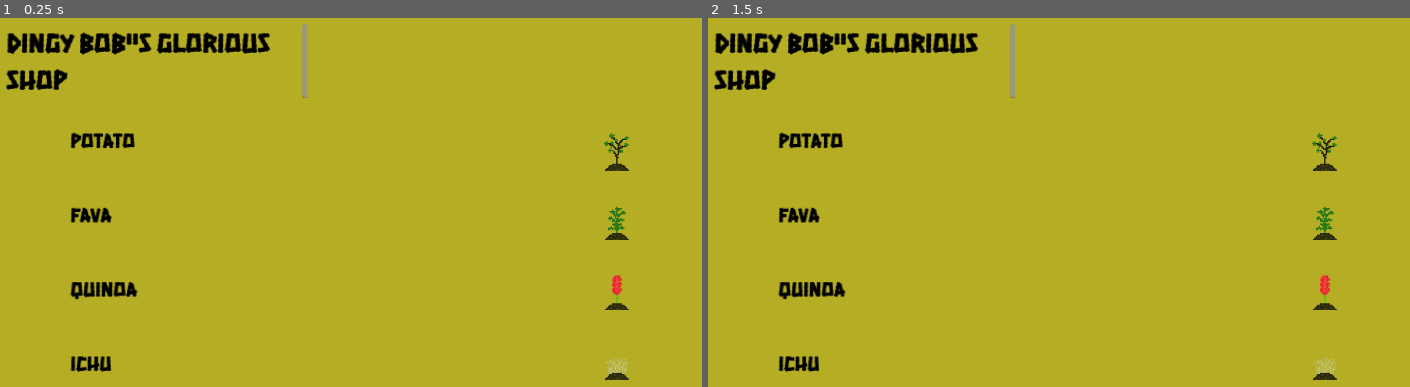
Above: before the commit, frames 1-2 (left to right).
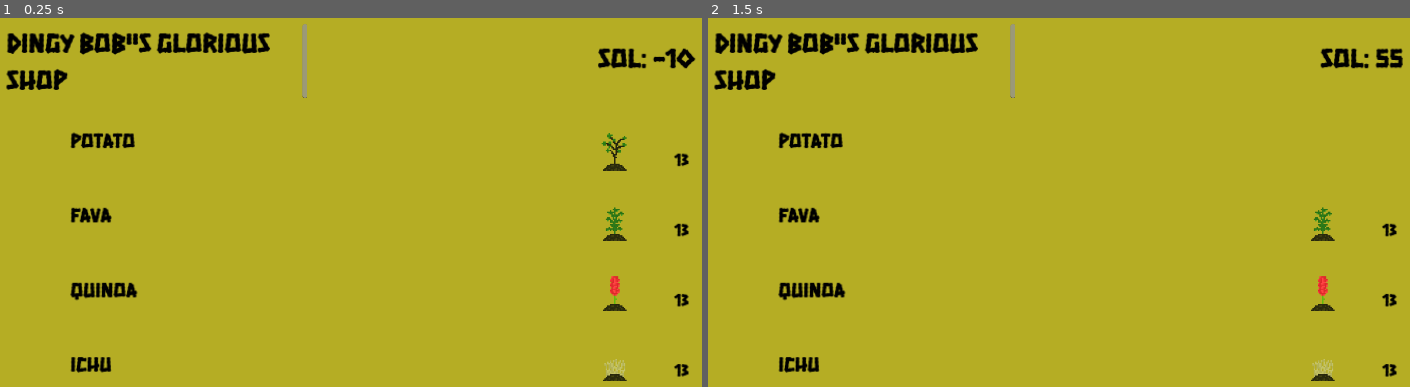
Above: after the commit, the same moments.

Repository: kprsandilya/c3-game
Game: Godot game, scene res://Store.tscn
Same seed, same stepped clock (60 frames per second), same inputs: the game is played once before the commit and once after it. This scene is started directly instead of the project's main scene.
Inputs (mouse positions are in pixels of both pictures, inside the frame that each line leads up to):
- Up to frame 1 (0.25 s): no input
- Up to frame 2 (1.5 s): click (1325, 158) at 0.5 s; tap Enter at 1.25 s; hold Right (ui_right) from 1.28 s (still down); tap E (e) at 1.35 s

The runs differ from the first frame. In frame 1, 1.3% of the frame differs, in the area x 9-100%, y 8-99%; in frame 2, 1.2%.

Commit message:
Created ending sequence

Diff:
--- /dev/null
+++ b/godot-game/End.tscn
@@ -0,0 +1,52 @@
+[gd_scene load_steps=4 format=3 uid="uid://cn4p0a3ifhijj"]
+
+[ext_resource type="Script" path="res://end.gd" id="1_2nkuu"]
+[ext_resource type="Texture2D" uid="uid://n3uqt7cb1n2r" path="res://assets/farmBackground.png" id="1_7iafg"]
+
+[sub_resource type="StyleBoxFlat" id="StyleBoxFlat_3suox"]
+bg_color = Color(0.482353, 0.631373, 0.662745, 0.623529)
+
+[node name="End" type="Control"]
+layout_mode = 3
+anchors_preset = 15
+anchor_right = 1.0
+anchor_bottom = 1.0
+grow_horizontal = 2
+grow_vertical = 2
+script = ExtResource("1_2nkuu")
+
+[node name="Panel" type="TextureRect" parent="."]
+layout_mode = 0
+offset_right = 1920.0
+offset_bottom = 1080.0
+scale = Vector2(0.6, 0.6)
+texture = ExtResource("1_7iafg")
+
+[node name="RichTextLabel" type="Label" parent="."]
+layout_mode = 1
+anchors_preset = 5
+anchor_left = 0.5
+anchor_right = 0.5
+offset_left = -149.0
+offset_top = 64.0
+offset_right = 147.0
+offset_bottom = 175.0
+grow_horizontal = 2
+theme_override_colors/font_color = Color(0, 0, 0, 1)
+theme_override_font_sizes/font_size = 84
+text = "THE END"
+
+[node name="Box" type="Label" parent="."]
+layout_mode = 1
+anchors_preset = 5
+anchor_left = 0.5
+anchor_right = 0.5
+offset_left = -302.0
+offset_top = 238.0
+offset_right = 296.0
+offset_bottom = 513.0
+grow_horizontal = 2
+theme_override_colors/font_color = Color(0, 0, 0, 1)
+theme_override_font_sizes/font_size = 48
+theme_override_styles/normal = SubResource("StyleBoxFlat_3suox")
+text = "PLACEHOLDER"
--- a/godot-game/Store.tscn
+++ b/godot-game/Store.tscn
@@ -2,7 +2,7 @@
 
 [ext_resource type="Texture2D" uid="uid://hr6putfx44t8" path="res://potato_healthy.png" id="1_2rsn5"]
 [ext_resource type="Script" path="res://store.gd" id="1_b464h"]
-[ext_resource type="Texture2D" uid="uid://dqx4rpsb68htc" path="res://Fava Beans Healthy-1.png.png" id="2_u3783"]
+[ext_resource type="Texture2D" uid="uid://dqx4rpsb68htc" path="res://fava_healthy.png" id="3_71kv6"]
 [ext_resource type="Texture2D" uid="uid://bb3secunecqoy" path="res://quinoa_healthy.png" id="3_y5rnr"]
 [ext_resource type="Texture2D" uid="uid://u36vhusj1u14" path="res://ichu_healthy.png" id="4_qmdbe"]
 
@@ -36,6 +36,17 @@
 theme_override_colors/default_color = Color(0, 0, 0, 1)
 theme_override_font_sizes/normal_font_size = 40
 text = "DINGY BOB\"S GLORIOUS SHOP"
+
+[node name="RichTextLabel2" type="Label" parent="Panel"]
+layout_mode = 0
+offset_left = 633.0
+offset_top = 51.0
+offset_right = 1033.0
+offset_bottom = 114.0
+theme_override_colors/font_color = Color(0, 0, 0, 1)
+theme_override_font_sizes/font_size = 40
+text = "SOL: "
+horizontal_alignment = 2
 
 [node name="HBoxContainer" type="HBoxContainer" parent="Panel"]
 layout_mode = 1
@@ -46,8 +57,8 @@
 anchor_bottom = 0.5
 offset_left = -443.0
 offset_top = -148.0
-offset_right = 443.0
-offset_bottom = 250.0
+offset_right = 457.0
+offset_bottom = 252.0
 grow_horizontal = 2
 grow_vertical = 2
 theme_override_constants/separation = 120
@@ -55,7 +66,7 @@
 [node name="VBoxContainer" type="VBoxContainer" parent="Panel/HBoxContainer"]
 layout_mode = 2
 size_flags_horizontal = 3
-size_flags_stretch_ratio = 3.0
+size_flags_stretch_ratio = 2.5
 theme_override_constants/separation = 30
 
 [node name="RichTextLabel" type="RichTextLabel" parent="Panel/HBoxContainer/VBoxContainer"]
@@ -107,9 +118,24 @@
 size_flags_horizontal = 3
 size_flags_stretch_ratio = 1.5
 
-[node name="RichTextLabel" type="RichTextLabel" parent="Panel/HBoxContainer/VBoxContainer2/BoxContainer"]
-layout_mode = 2
-size_flags_horizontal = 3
+[node name="HBoxContainer" type="VBoxContainer" parent="Panel/HBoxContainer/VBoxContainer2/BoxContainer"]
+layout_mode = 2
+size_flags_horizontal = 3
+
+[node name="MarginContainer" type="MarginContainer" parent="Panel/HBoxContainer/VBoxContainer2/BoxContainer/HBoxContainer"]
+layout_mode = 2
+size_flags_vertical = 3
+
+[node name="RichTextLabel" type="Label" parent="Panel/HBoxContainer/VBoxContainer2/BoxContainer/HBoxContainer"]
+layout_mode = 2
+size_flags_horizontal = 3
+size_flags_vertical = 3
+theme_override_colors/font_color = Color(0, 0, 0, 1)
+theme_override_font_sizes/font_size = 24
+
+[node name="MarginContainer2" type="MarginContainer" parent="Panel/HBoxContainer/VBoxContainer2/BoxContainer/HBoxContainer"]
+layout_mode = 2
+size_flags_vertical = 3
 
 [node name="BoxContainer2" type="HBoxContainer" parent="Panel/HBoxContainer/VBoxContainer2"]
 layout_mode = 2
@@ -117,16 +143,31 @@
 
 [node name="Sprite2D" type="TextureButton" parent="Panel/HBoxContainer/VBoxContainer2/BoxContainer2"]
 layout_mode = 2
-texture_normal = ExtResource("2_u3783")
+texture_normal = ExtResource("3_71kv6")
 
 [node name="MarginContainer" type="MarginContainer" parent="Panel/HBoxContainer/VBoxContainer2/BoxContainer2"]
 layout_mode = 2
 size_flags_horizontal = 3
 size_flags_stretch_ratio = 1.5
 
-[node name="RichTextLabel" type="RichTextLabel" parent="Panel/HBoxContainer/VBoxContainer2/BoxContainer2"]
-layout_mode = 2
-size_flags_horizontal = 3
+[node name="HBoxContainer" type="VBoxContainer" parent="Panel/HBoxContainer/VBoxContainer2/BoxContainer2"]
+layout_mode = 2
+size_flags_horizontal = 3
+
+[node name="MarginContainer" type="MarginContainer" parent="Panel/HBoxContainer/VBoxContainer2/BoxContainer2/HBoxContainer"]
+layout_mode = 2
+size_flags_vertical = 3
+
+[node name="RichTextLabel" type="Label" parent="Panel/HBoxContainer/VBoxContainer2/BoxContainer2/HBoxContainer"]
+layout_mode = 2
+size_flags_horizontal = 3
+size_flags_vertical = 3
+theme_override_colors/font_color = Color(0, 0, 0, 1)
+theme_override_font_sizes/font_size = 24
+
+[node name="MarginContainer2" type="MarginContainer" parent="Panel/HBoxContainer/VBoxContainer2/BoxContainer2/HBoxContainer"]
+layout_mode = 2
+size_flags_vertical = 3
 
 [node name="BoxContainer3" type="HBoxContainer" parent="Panel/HBoxContainer/VBoxContainer2"]
 layout_mode = 2
@@ -141,9 +182,24 @@
 size_flags_horizontal = 3
 size_flags_stretch_ratio = 1.5
 
-[node name="RichTextLabel" type="RichTextLabel" parent="Panel/HBoxContainer/VBoxContainer2/BoxContainer3"]
-layout_mode = 2
-size_flags_horizontal = 3
+[node name="HBoxContainer" type="VBoxContainer" parent="Panel/HBoxContainer/VBoxContainer2/BoxContainer3"]
+layout_mode = 2
+size_flags_horizontal = 3
+
+[node name="MarginContainer" type="MarginContainer" parent="Panel/HBoxContainer/VBoxContainer2/BoxContainer3/HBoxContainer"]
+layout_mode = 2
+size_flags_vertical = 3
+
+[node name="RichTextLabel" type="Label" parent="Panel/HBoxContainer/VBoxContainer2/BoxContainer3/HBoxContainer"]
+layout_mode = 2
+size_flags_horizontal = 3
+size_flags_vertical = 3
+theme_override_colors/font_color = Color(0, 0, 0, 1)
+theme_override_font_sizes/font_size = 24
+
+[node name="MarginContainer2" type="MarginContainer" parent="Panel/HBoxContainer/VBoxContainer2/BoxContainer3/HBoxContainer"]
+layout_mode = 2
+size_flags_vertical = 3
 
 [node name="BoxContainer4" type="HBoxContainer" parent="Panel/HBoxContainer/VBoxContainer2"]
 layout_mode = 2
@@ -158,9 +214,24 @@
 size_flags_horizontal = 3
 size_flags_stretch_ratio = 1.5
 
-[node name="RichTextLabel" type="RichTextLabel" parent="Panel/HBoxContainer/VBoxContainer2/BoxContainer4"]
-layout_mode = 2
-size_flags_horizontal = 3
+[node name="HBoxContainer" type="VBoxContainer" parent="Panel/HBoxContainer/VBoxContainer2/BoxContainer4"]
+layout_mode = 2
+size_flags_horizontal = 3
+
+[node name="MarginContainer" type="MarginContainer" parent="Panel/HBoxContainer/VBoxContainer2/BoxContainer4/HBoxContainer"]
+layout_mode = 2
+size_flags_vertical = 3
+
+[node name="RichTextLabel" type="Label" parent="Panel/HBoxContainer/VBoxContainer2/BoxContainer4/HBoxContainer"]
+layout_mode = 2
+size_flags_horizontal = 3
+size_flags_vertical = 3
+theme_override_colors/font_color = Color(0, 0, 0, 1)
+theme_override_font_sizes/font_size = 24
+
+[node name="MarginContainer2" type="MarginContainer" parent="Panel/HBoxContainer/VBoxContainer2/BoxContainer4/HBoxContainer"]
+layout_mode = 2
+size_flags_vertical = 3
 
 [connection signal="pressed" from="Panel/HBoxContainer/VBoxContainer2/BoxContainer/Sprite2D" to="." method="_on_potato_pressed"]
 [connection signal="pressed" from="Panel/HBoxContainer/VBoxContainer2/BoxContainer2/Sprite2D" to="." method="_on_fava_pressed"]
--- a/godot-game/Village.tscn
+++ b/godot-game/Village.tscn
@@ -159,7 +159,6 @@
 position = Vector2(1553, 429)
 
 [node name="CanvasLayer" type="CanvasLayer" parent="."]
-visible = false
 
 [node name="Control" type="Control" parent="CanvasLayer"]
 z_index = 4
@@ -252,7 +251,6 @@
 grow_vertical = 2
 
 [node name="Panel" type="Panel" parent="CanvasLayer/Control2"]
-visible = false
 z_index = 5
 layout_mode = 1
 anchors_preset = 15
--- /dev/null
+++ b/godot-game/end.gd
@@ -0,0 +1,26 @@
+extends Control
+
+
+# Called when the node enters the scene tree for the first time.
+func _ready() -> void:
+	var title = get_node("RichTextLabel")
+
+	if Weather.sol < 100:
+		title.text = "BAD END"
+	elif Weather.sol < 200:
+		title.text = "NORMAL END"
+	elif Weather.sol < 300:
+		title.text = "GOOD END"
+	else:
+		title.text = "BEST END"
+
+	var info = get_node("Box")
+	var string = "Your Statistics: \nPotatoes Sold: " + str(Weather.plant_array[0]) + "\nFava Sold: " \
+	 + str(Weather.plant_array[1]) + "\nQuinoa Sold: " + str(Weather.plant_array[2]) + "\nIchu Sold: " + str(Weather.plant_array[3])
+
+	info.text = string
+
+
+# Called every frame. 'delta' is the elapsed time since the previous frame.
+func _process(delta: float) -> void:
+	pass
--- a/godot-game/store.gd
+++ b/godot-game/store.gd
@@ -1,27 +1,65 @@
 extends Control
 
+@onready var pot = get_node("Panel/HBoxContainer/VBoxContainer2/BoxContainer/HBoxContainer/RichTextLabel")
+@onready var fava = get_node("Panel/HBoxContainer/VBoxContainer2/BoxContainer2/HBoxContainer/RichTextLabel")
+@onready var quinoa = get_node("Panel/HBoxContainer/VBoxContainer2/BoxContainer3/HBoxContainer/RichTextLabel")
+@onready var ichu = get_node("Panel/HBoxContainer/VBoxContainer2/BoxContainer4/HBoxContainer/RichTextLabel")
+
+@onready var sol = get_node("Panel/RichTextLabel2")
+
+@onready var array = [1,1,1,1]
 
 # Called when the node enters the scene tree for the first time.
 func _ready() -> void:
-	pass # Replace with function body.
+	pot.text = str(Weather.plant_array[0])
+	fava.text = str(Weather.plant_array[1])
+	quinoa.text = str(Weather.plant_array[2])
+	ichu.text = str(Weather.plant_array[3])
+	sol.text = str("SOL: ", Weather.sol)
+
 
 
 # Called every frame. 'delta' is the elapsed time since the previous frame.
 func _process(delta: float) -> void:
-	pass
+	var flag = 0
+	for item in array:
+		if item == 1:
+			flag = 1
+	if flag == 0:
+		get_tree().change_scene_to_file("res://End.tscn")
 
 
 func _on_ichu_pressed() -> void:
-	pass # Replace with function body.
+	Weather.sol += Weather.sol_per_plant[3] * Weather.plant_array[3]
+	array[3] = 0
+	$Panel/HBoxContainer/VBoxContainer2/BoxContainer4.modulate.a = 0
+	$Panel/HBoxContainer/VBoxContainer2/BoxContainer4/Sprite2D.visible = false
+	sol.text = str("SOL: ", Weather.sol)
+	print("ICHU")
 
 
 func _on_quinoa_pressed() -> void:
-	pass # Replace with function body.
+	Weather.sol += Weather.sol_per_plant[2] * Weather.plant_array[2]
+	$Panel/HBoxContainer/VBoxContainer2/BoxContainer3.modulate.a = 0
+	$Panel/HBoxContainer/VBoxContainer2/BoxContainer3/Sprite2D.visible = false
+	array[2] = 0
+	sol.text = str("SOL: ", Weather.sol)
+	print("QUINOA")
 
 
 func _on_fava_pressed() -> void:
-	pass # Replace with function body.
+	Weather.sol += Weather.sol_per_plant[1] * Weather.plant_array[1]
+	$Panel/HBoxContainer/VBoxContainer2/BoxContainer2/Sprite2D.visible = false
+	$Panel/HBoxContainer/VBoxContainer2/BoxContainer2.modulate.a = 0
+	array[1] = 0
+	sol.text = str("SOL: ", Weather.sol)
+	print("FAVA")
 
 
 func _on_potato_pressed() -> void:
-	pass # Replace with function body.
+	Weather.sol += Weather.sol_per_plant[0] * Weather.plant_array[0]
+	$Panel/HBoxContainer/VBoxContainer2/BoxContainer/Sprite2D.visible = false
+	$Panel/HBoxContainer/VBoxContainer2/BoxContainer.modulate.a = 0
+	array[0] = 0
+	sol.text = str("SOL: ", Weather.sol)
+	print("POTATO")
--- a/godot-game/village_player.gd
+++ b/godot-game/village_player.gd
@@ -83,8 +83,6 @@
 		var tile_pos = tilemap.local_to_map(adjusted_pos)
 		var tile_id = tilemap.get_cell_atlas_coords(tile_pos)
 
-		print(tile_id.x)
-
 		if tile_id.x == 2:
 			get_tree().change_scene_to_file("Store.tscn")
 
@@ -107,7 +105,6 @@
 				else:
 					set_process(true)  # Re-enable movement
 
-				print("Panel toggled:", con.visible)
 			else:
 				print("Error: Control node not found!")
 		elif name == "Luigi":
@@ -126,7 +123,6 @@
 				else:
 					set_process(true)  # Re-enable movement
 
-				print("Panel toggled:", luigi.visible)
 			else:
 				print("Error: Control node not found!")
 
@@ -186,8 +182,6 @@
 	var text = get_node("../CanvasLayer/Control2/RichTextLabel")
 	var bg = get_node("../CanvasLayer/Control2/Panel/TextureRect")
 
-	print(contentyou)
-
 	if (true):
 
 		if (jyou == 0):
--- a/godot-game/weather.gd
+++ b/godot-game/weather.gd
@@ -5,6 +5,8 @@
 var plant_array: Array = [13, 13, 13, 13]
 var plant_health: Array = [70, 60, 50, 40]
 var plant_hidden: Array = [false, false, false, false]
+
+var sol_per_plant: Array = [5, 10, 15, 20]
 
 var flags: Array = [false, false]
 
Not shown: 1 places in godot-game/Village.tscn that only renumber resources
